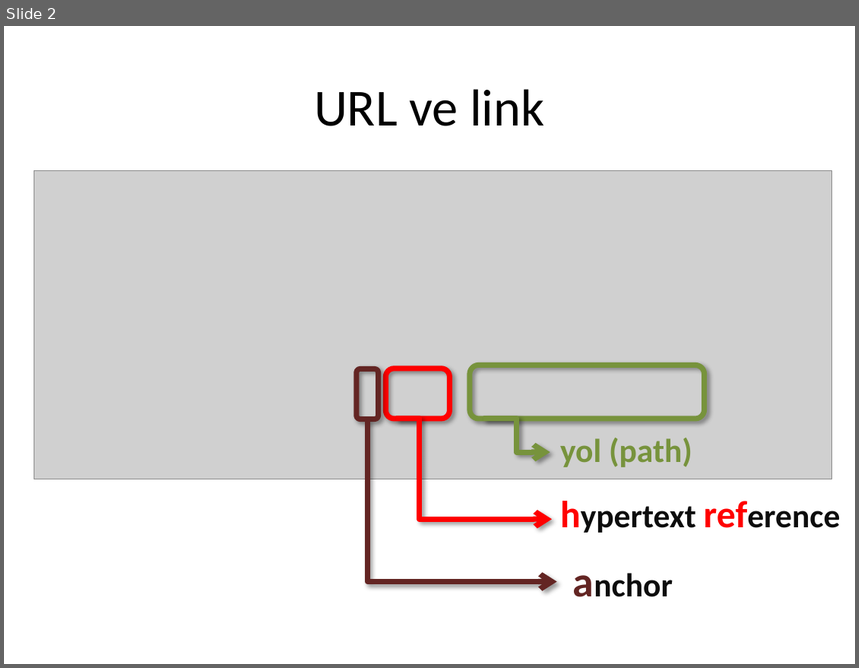
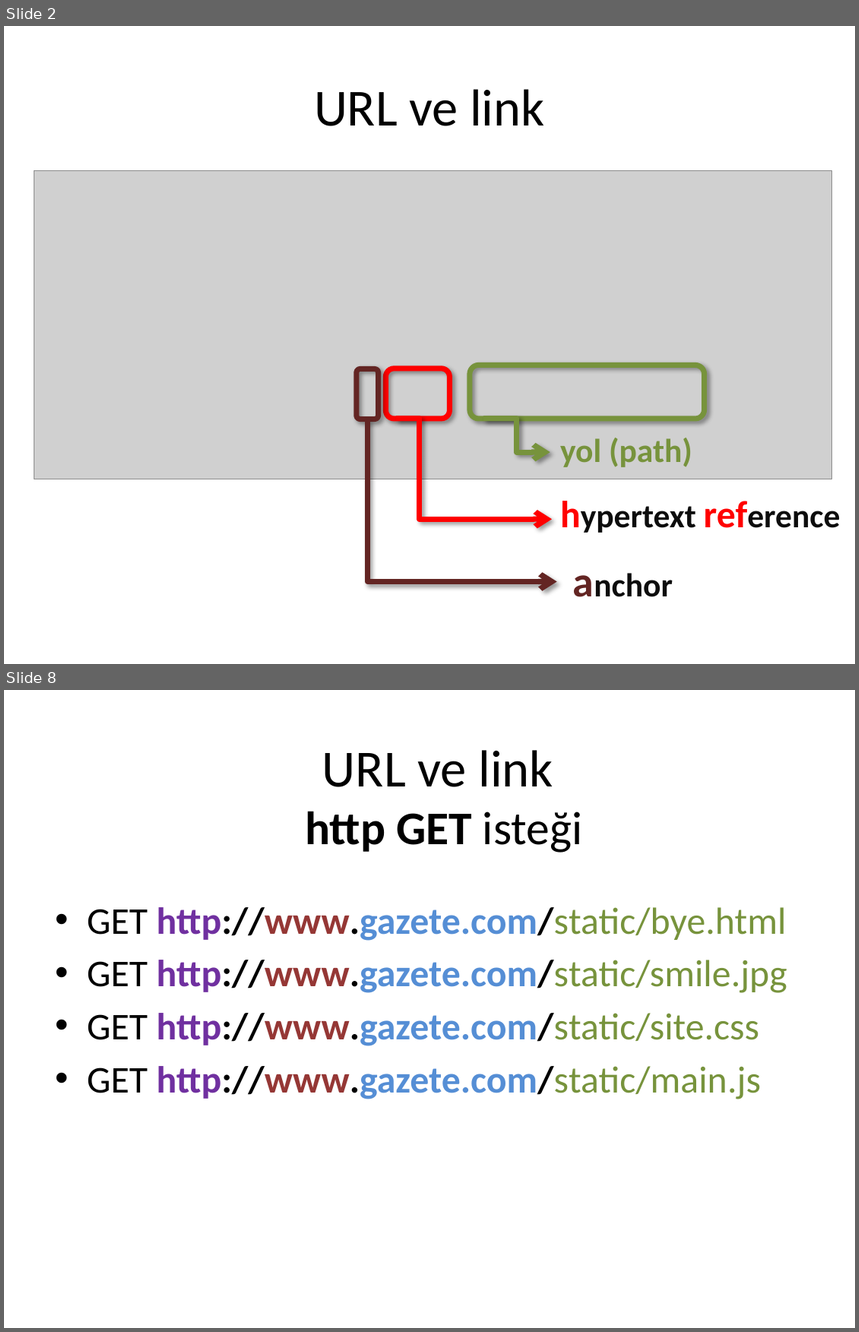
Before and after one commit to cemmerven/attrac, a slide deck: AttendanceTracker/Url ve link.pptx. Shown one above the other, each under a label of ours: slide 2 before the commit, slides 2 and 8 after it; the slides between them are not shown. The pictures are 859x668 and 859x1332 pixels, drawn with LibreOffice and Linux fonts; fonts in the diff are those of the drawing; grey boxes stand for pictures. Boxes give left, top, right and bottom in pixels: in the first picture for what was removed or moved away, otherwise in the second. Text is boxed around its words. In the diff, an @@ line names an element or a change of style, - is before the commit and + after.

Commit message:
added html form samples

```diff
--- a/AttendanceTracker/Url ve link.pptx
+++ b/AttendanceTracker/Url ve link.pptx
@@ slide 8 added at (4, 690, 855, 1328), background #FFFFFF @@
@@ title added at (305, 750, 582, 853), 39.6 pt, text #000000 @@
+URL ve link
+http GET isteği
@@ text added at (87, 907, 788, 1100), 32 pt, text #77933C, bold @@
+• GET http://www.gazete.com/static/bye.html
+• GET http://www.gazete.com/static/smile.jpg
+• GET http://www.gazete.com/static/site.css
+• GET http://www.gazete.com/static/main.js
```
Also in this commit, not shown: 3 slides changed, 5 other slides added, 6 other files.
